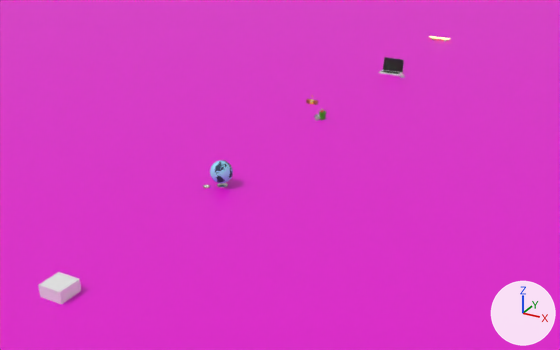
What one commit did to the glTF model three/assets/alcom.glb.
Both versions are drawn from a 50 mm camera at (8.59, -27.99, 7.06) aimed at (-0.18, -12.05, -0.91). Lighting does not change. The marker at lower right points along +X, +Y and +Z. Where no turn or scale is listed for an object, it has been applied to the vertices.

The first picture shows 'clock', 'dev_floor', 'skateboard'.
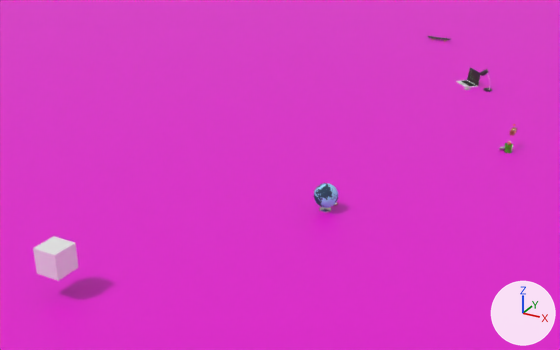
ob_work is not drawn itself; it is the parent of ob_espresso_plate, ob_laptop.
ob_play is not drawn itself; it is the parent of ob_block_brick, ob_block_brick_2, ob_block_question, ob_controller, ob_warp_pipe.
ob_contact is not drawn itself; it is the parent of ob_compass, ob_globe_stand.

What differs and where, as boxes (x1, y1, x2, y2) in the pictures (560 x 350 px):
'clock', moved: before (38, 272, 81, 305); after (33, 236, 79, 281)
'globe', moved, turned: before (210, 160, 233, 183); after (314, 183, 338, 208)
'laptop_screen', moved, turned: before (383, 57, 404, 72); after (467, 67, 481, 86)
'warp_pipe', moved, turned: before (319, 111, 326, 120); after (504, 143, 513, 153)
'globe_stand', moved, turned: before (217, 183, 228, 188); after (319, 207, 331, 213)
'laptop', moved, turned: before (378, 70, 402, 76); after (456, 80, 478, 88)
'laptop_keyboard', moved, turned: before (381, 70, 401, 74); after (461, 80, 476, 86)
'skateboard', surface changed, moved: before (429, 36, 451, 40); after (428, 36, 450, 40)
'block_brick_2', moved, turned: before (313, 100, 318, 105); after (510, 130, 515, 136)
'globe_stand_bend', moved, turned: before (220, 161, 233, 184); after (312, 184, 329, 208)
'controller', moved, turned (not visible afterwards): before (314, 113, 320, 121)
'lamp_head', added: after (480, 69, 489, 76)
'block_brick', moved, turned (not visible afterwards): before (306, 99, 311, 104)
'lamp', now drawn: after (483, 88, 492, 92)
'compass', moved, turned (not visible afterwards): before (203, 185, 210, 188)
'block_question', moved, turned (not visible afterwards): before (310, 99, 314, 104)
'flower_enemy', moved, turned (not visible before): after (507, 142, 511, 146)

Diff of the bpy script that builds the scene:
```diff
--- a/three/assets/alcom.glb.py
+++ b/three/assets/alcom.glb.py
@@ mat_skateboard @@
 mat_skateboard = principled_material('skateboard')
-mat_skateboard.base_color = (0.8, 0.8, 0.8)  # white #e7e7e7
-mat_skateboard.emission_color = (1.0, 0.978, 0.0595)  # yellow #fffd45
-mat_skateboard.emission_strength = 1.0
+mat_skateboard.texture = img_skateboard
+mat_skateboard.roughness = 1.0
@@ ob_work @@
 ob_work = bpy.data.objects.new('work', None)
-ob_work.location = (0.0, -5.0, 0.0)
+ob_work.location = (2.5, -5.0, 0.0)
+ob_work.rotation_euler = (0.0, 0.0, -0.785)  # degrees (0, 0, -45)
@@ ob_play @@
 ob_play = bpy.data.objects.new('play', None)
-ob_play.location = (0.0, -10.0, 0.0)
+ob_play.location = (5.0, -10.0, 0.0)
+ob_play.rotation_euler = (0.0, 0.0, -1.571)  # degrees (0, 0, -90)
@@ ob_contact @@
 ob_contact = bpy.data.objects.new('contact', None)
-ob_contact.location = (0.0, -15.0, 0.0)
+ob_contact.location = (2.5, -15.0, 0.0)
+ob_contact.rotation_euler = (0.0, 0.0, -2.352)  # degrees (0, 0, -135)
@@ ob_clock @@
 ob_clock = bpy.data.objects.new('clock', me_cube_005)
-ob_clock.location = (0.0, -20.0, 0.0)
+ob_clock.location = (0.0, -20.0, 0.69)
@@ ob_skateboard @@
 ob_skateboard.parent = ob_about
-ob_skateboard.location = (0.0, 0.0, 0.0818)
+ob_skateboard.location = (0.0, 0.0, 0.11)
 ob_skateboard.scale = (1.0, 0.933, 1.0)
@@ ob_trucks @@
+ob_trucks = bpy.data.objects.new('trucks', me_cube_006)  # 174 vertices, 340 faces; spans x -0.498..0.033, y -0.108..0.108, z -0.017..0.036; in mat_skateboard_trucks (white #e7e7e7)
+ob_trucks.location = (0.23, 0.0, 0.03)
@@ ob_lamp_head @@
+ob_lamp_head = bpy.data.objects.new('lamp_head', me_cylinder_013)  # 768 vertices, 1532 faces; spans x -0.149..0.068, y -0.079..0.079, z -0.078..0.079; in mat_lamp (dark grey #4b4b4b), mat_lamp_metal (white #ffffff), mat_lamp_glass (yellow #e7d763)
+ob_lamp_head.parent = ob_lamp_neck
+ob_lamp_head.location = (-0.159, 0.0, 0.27)
+ob_lamp_head.rotation_euler = (0.0, -0.681, 0.0)  # degrees (0, -39, 0)
@@ ob_lamp_neck @@
+ob_lamp_neck = bpy.data.objects.new('lamp_neck', me_cylinder_012)  # 1504 vertices, 3004 faces; spans x -0.129..0.013, y -0.013..0.013, z -0.273..0.237; in mat_lamp_metal (white #ffffff)
+ob_lamp_neck.parent = ob_lamp
+ob_lamp_neck.location = (0.0513, 0.0, 0.286)
@@ ob_lamp @@
+ob_lamp = bpy.data.objects.new('lamp', me_cylinder_011)  # 512 vertices, 1020 faces; spans x -0.126..0.126, y -0.126..0.126, z -0.031..0.031; in mat_lamp (dark grey #4b4b4b)
+ob_lamp.parent = ob_work
+ob_lamp.location = (0.75, 0.297, 0.0125)
+ob_lamp.rotation_euler = (0.0, 0.0, 0.726)  # degrees (0, 0, 42)
```
